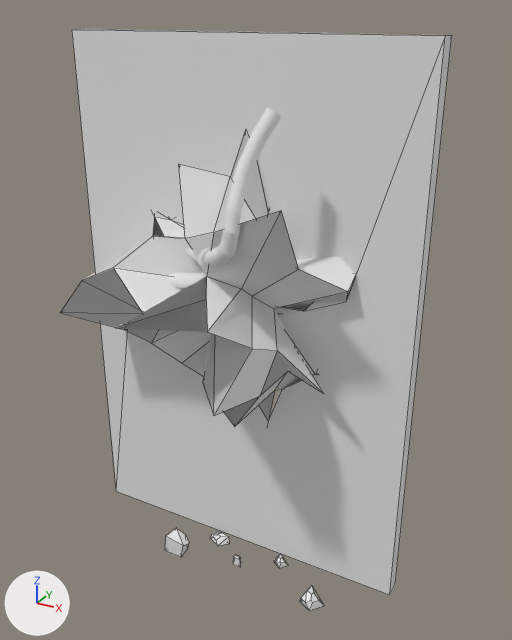
What one commit did to the FBX model GGJ2019/Assets/Models/OurModels/walls/brickWall_broken.fbx.
Camera for both pictures: a 50 mm camera at (1.83, -3.16, 3.1) aimed at (0.06, 0.05, 1.5). Arrows for +X, +Y and +Z are at lower left; the lights stay in place. Mesh edges are drawn as thin lines on the coarser meshes. Where no turn or scale is listed for an object, it has been applied to the vertices.
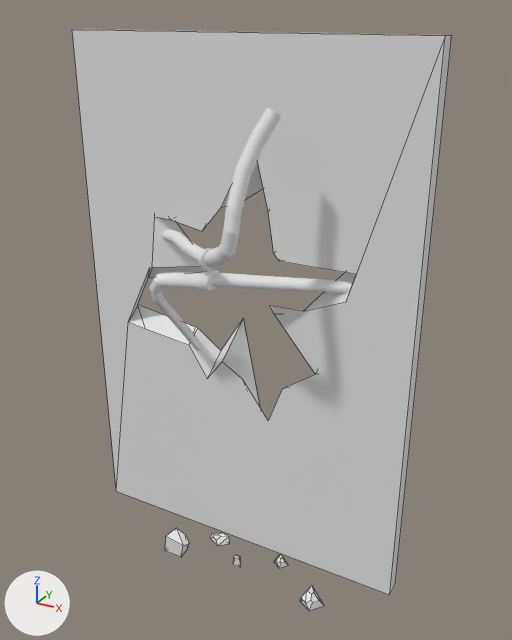
Where the change shows, as pixel boxes [x1, y1, x2, y2] in the pictures (512 x 640 px):
```json
{"object": "Cube", "change": "deleted", "before": [60, 129, 356, 426]}
```

Edits to the scene script, one JSON object a line:
```json
{"op": "remove", "block": "ob_cube", "code": ["ob_cube = bpy.data.objects.new('Cube', me_cube)", "ob_cube.location = (0.0, 0.0, 1.686)"]}
```
